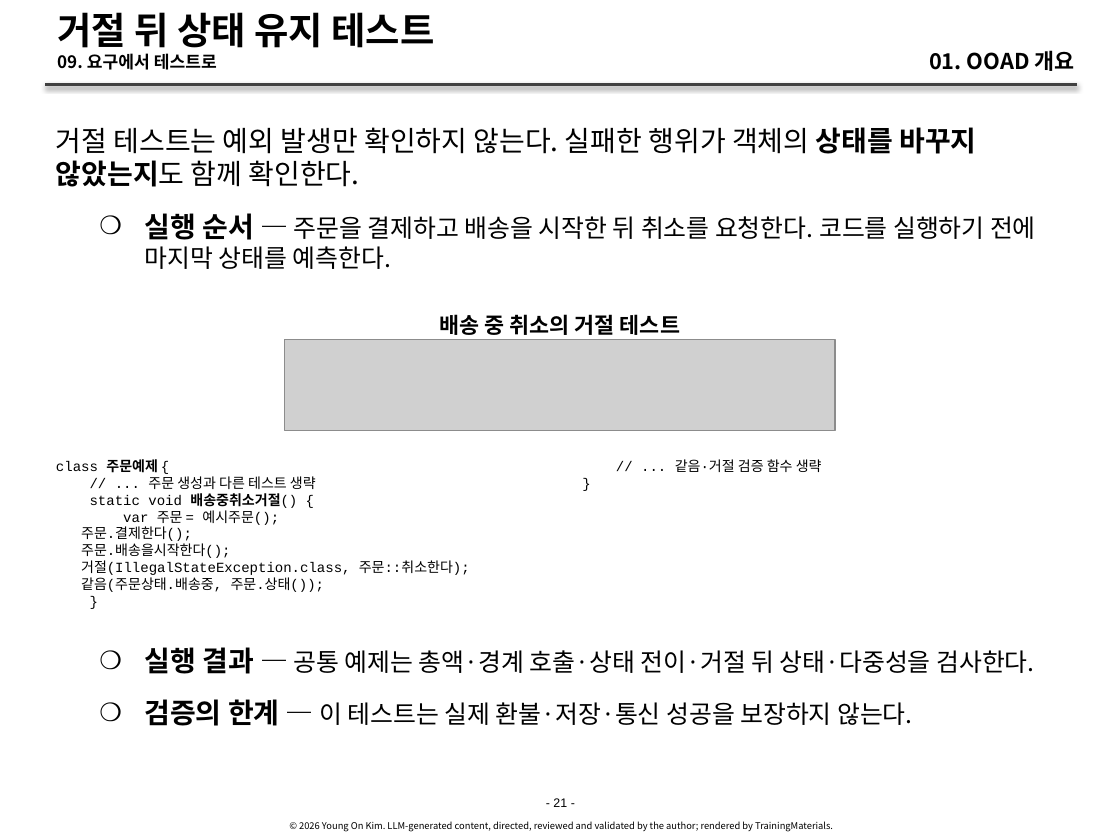
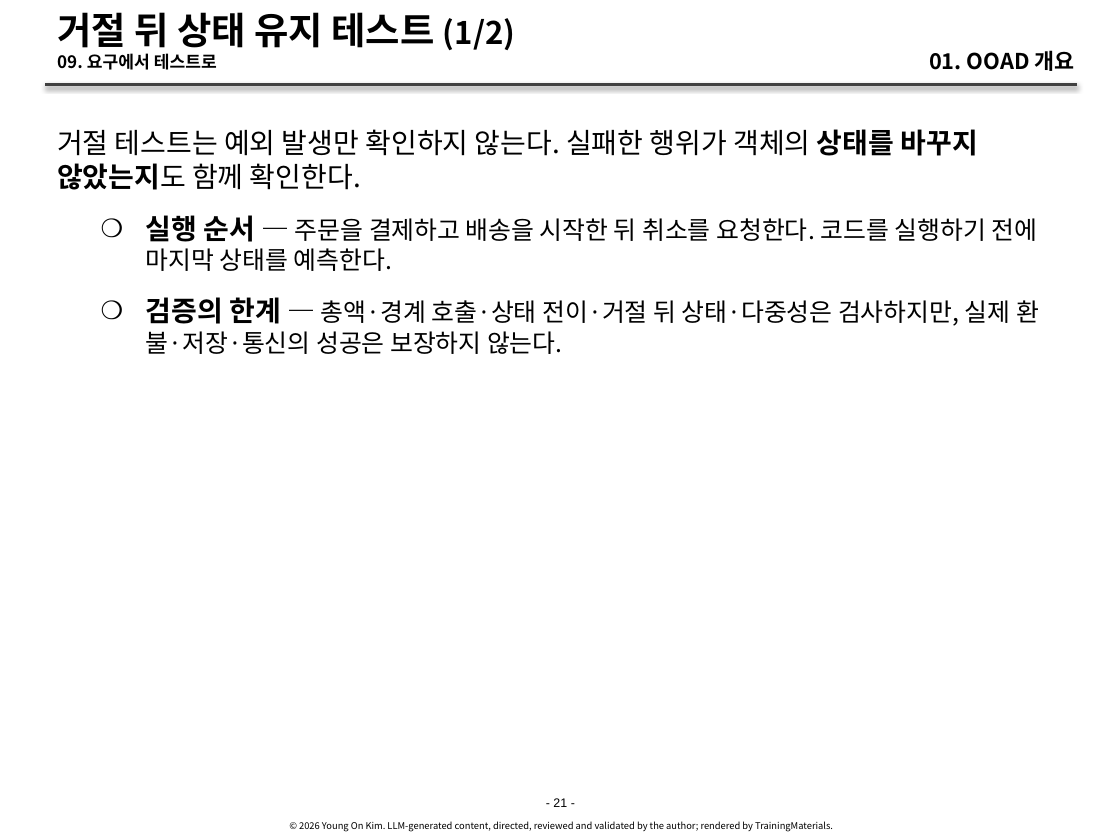
Before and after one commit to YoungSan77/TrainingMaterials, a slide deck: slide 21 of courses/ooad/sessions/s01.pptx. Drawn at 1120x840 pixels with LibreOffice and Linux fonts; fonts in the diff are those of the drawing; grey boxes stand for pictures. Boxes give left, top, right and bottom in pixels: in the first picture for what was removed or moved away, otherwise in the second. Text is boxed around its words. In the diff, an @@ line names an element or a change of style, - is before the commit and + after.

```diff
--- a/courses/ooad/sessions/s01.pptx
+++ b/courses/ooad/sessions/s01.pptx
@@ title at (x1=57, y1=12, x2=515, y2=54): text changed @@
-거절 뒤 상태 유지 테스트
+거절 뒤 상태 유지 테스트 (1/2)
@@ text at (x1=146, y1=297, x2=1039, y2=354): paragraph added @@
+    ❍ 검증의 한계 — 총액·경계 호출·상태 전이·거절 뒤 상태·다중성은 검사하지만, 실제 환불·저장·통신의 성공은 보장하지 않는다.
@@ text removed at (x1=440, y1=314, x2=680, y2=335) @@
-배송 중 취소의 거절 테스트
@@ picture removed at (x1=284, y1=339, x2=834, y2=431) @@
@@ text removed at (x1=56, y1=459, x2=470, y2=592) @@
-class 주문예제 {
-// ... 주문 생성과 다른 테스트 생략
-static void 배송중취소거절() {
-var 주문 = 예시주문();
-주문.결제한다();
-주문.배송을시작한다();
-거절(IllegalStateException.class, 주문::취소한다);
-같음(주문상태.배송중, 주문.상태());
-}
@@ text removed at (x1=675, y1=459, x2=822, y2=472) @@
-// ... 같음·거절 검증 함수 생략
-}
@@ text removed at (x1=144, y1=647, x2=1034, y2=726) @@
-    ❍ 실행 결과 — 공통 예제는 총액·경계 호출·상태 전이·거절 뒤 상태·다중성을 검사한다.
-    ❍ 검증의 한계 — 이 테스트는 실제 환불·저장·통신 성공을 보장하지 않는다.
```
Also in this commit, not shown: 32 other slides changed, 1 slide added, 10 other files.
